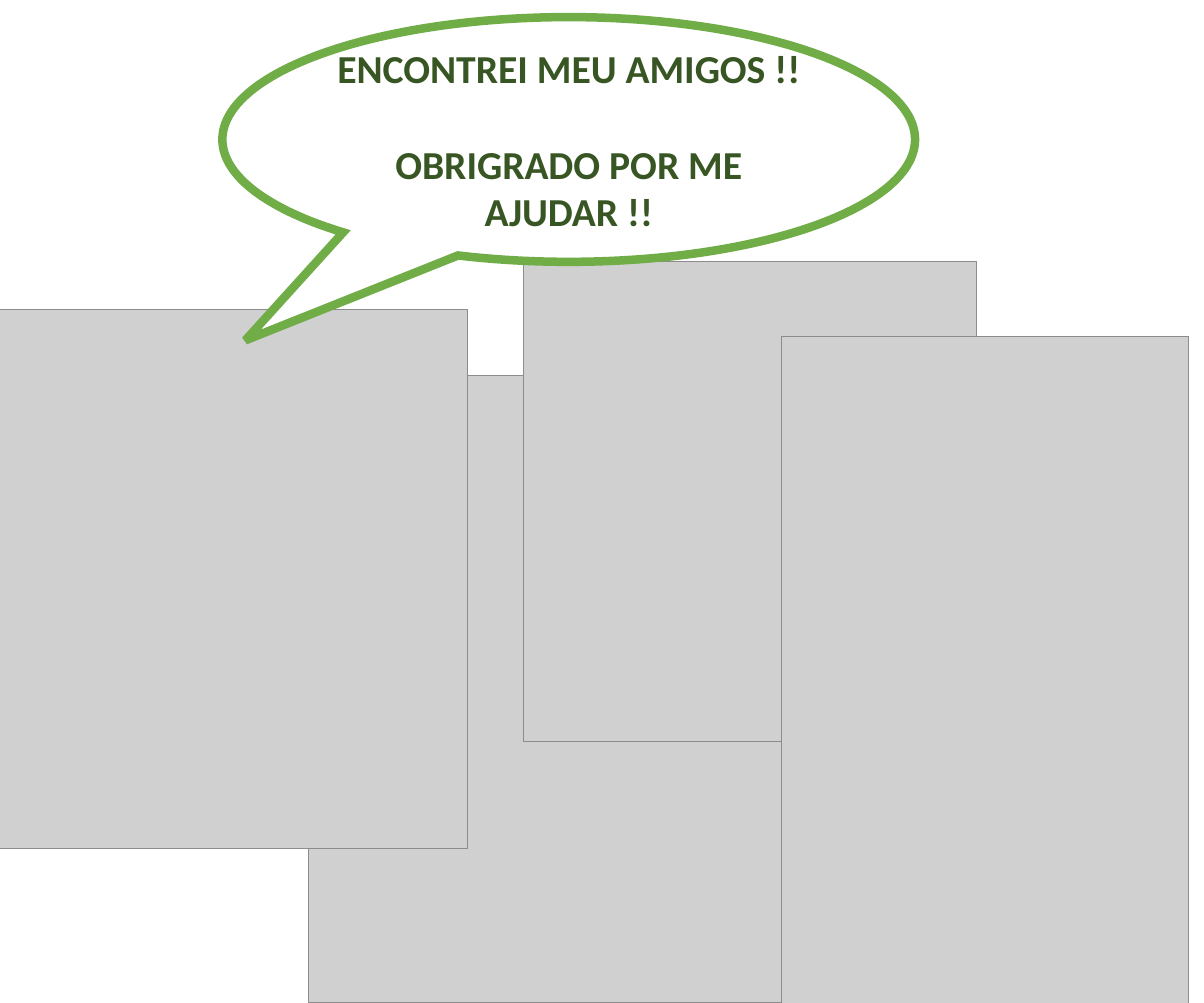
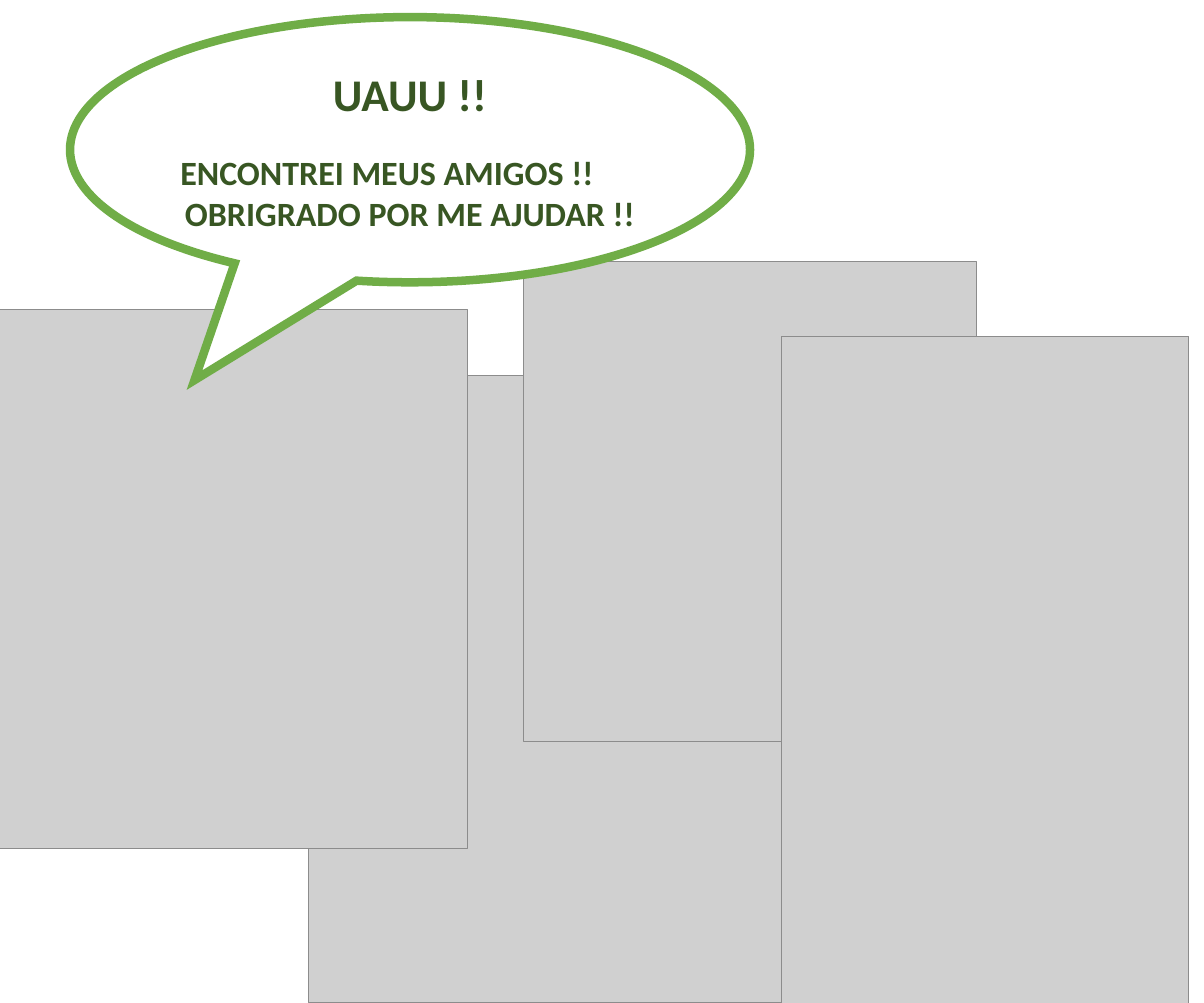
Before and after one commit to SilvioDaCol/CTI_game, a slide deck: slide 1 of Desenvolvimento/img/Imagens Originais/Novo(a) Apresentação PPTX.pptx. Drawn at 1204x1003 pixels with LibreOffice and Linux fonts; fonts in the diff are those of the drawing; grey boxes stand for pictures; background and template pictures are left out. Boxes give left, top, right and bottom in pixels: in the first picture for what was removed or moved away, otherwise in the second. Text is boxed around its words. In the diff, an @@ line names an element or a change of style, - is before the commit and + after.

```diff
--- a/Desenvolvimento/img/Imagens Originais/Novo(a) Apresentação PPTX.pptx
+++ b/Desenvolvimento/img/Imagens Originais/Novo(a) Apresentação PPTX.pptx
@@ speech bubble "UAUU !!" resized from (x1=222, y1=17, x2=915, y2=262) to (x1=70, y1=17, x2=750, y2=282) @@
@@ speech bubble "UAUU !!" at (x1=70, y1=17, x2=750, y2=282): proportions changed @@
@@ text in speech bubble at (x1=180, y1=81, x2=564, y2=186): text changed; size 28 to 24 pt @@
-ENCONTREI MEU AMIGOS !!
+UAUU !!
+ENCONTREI MEUS AMIGOS !!
@@ text in speech bubble at (x1=185, y1=203, x2=605, y2=227): size 28 to 24 pt in "OBRIGRADO POR ME AJUDAR !!" @@
```
Also in this commit, not shown: 1 other file.
